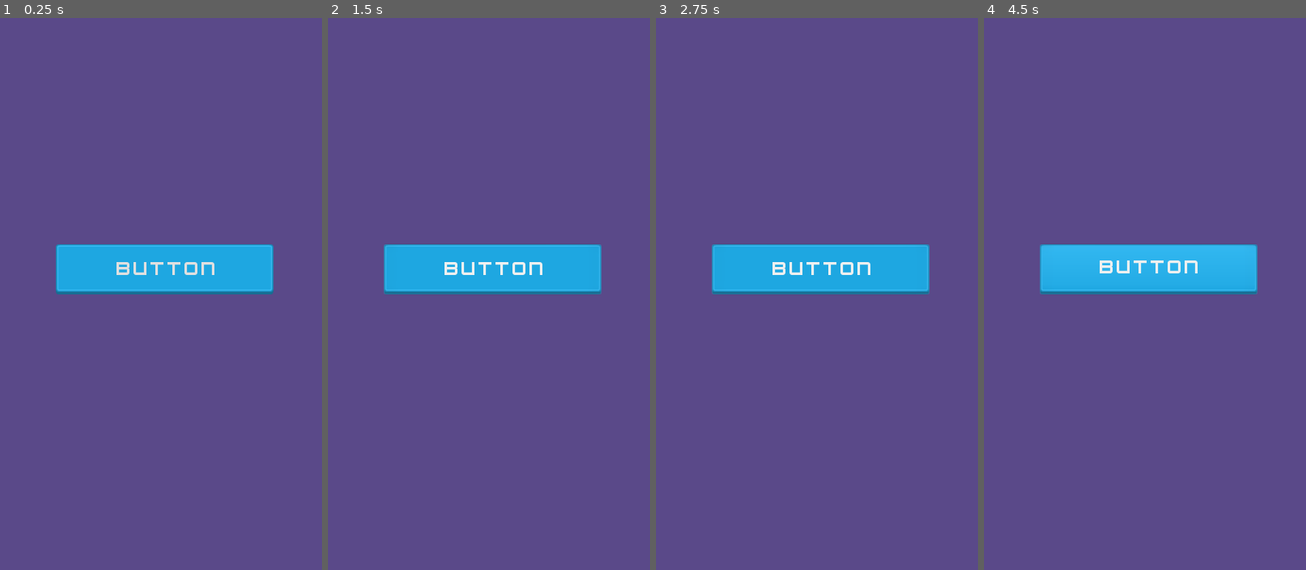
Above: before the commit, frames 1-4 (left to right).
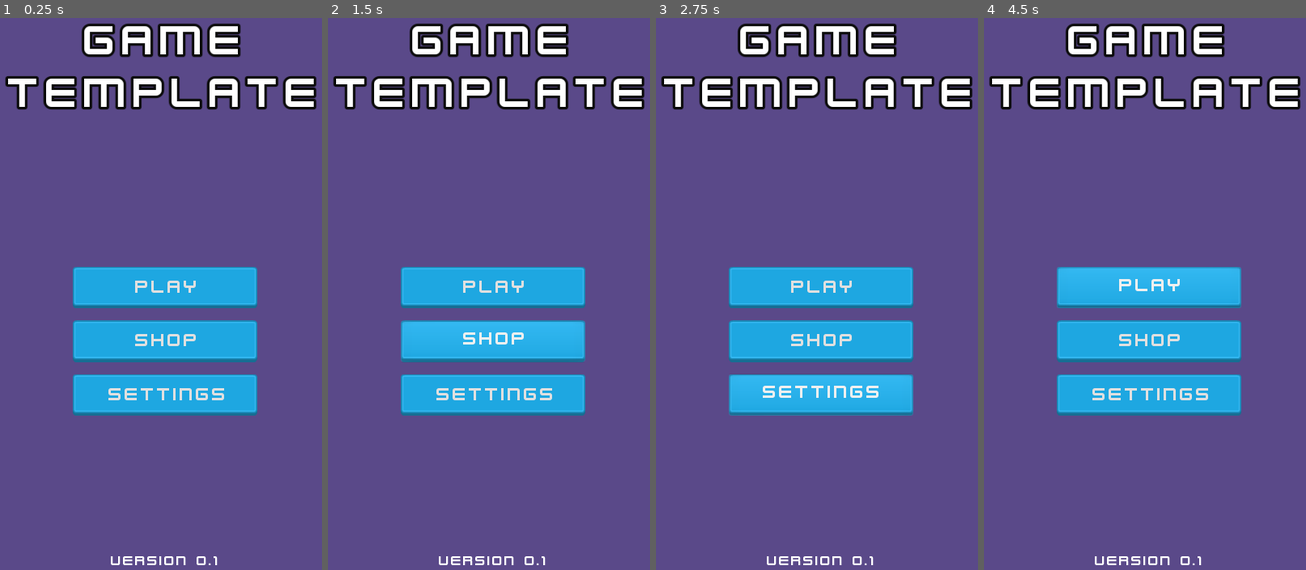
Above: after the commit, the same moments.

Repository: davidas13/Godot-Game-Template
Game: Godot game, scene res://src/main/MainGame.tscn
The game is run twice, just before and just after one commit, with the same random seed, the same clock (stepped at 60 frames per second) and the same inputs.
Inputs (mouse positions are in pixels of both pictures, inside the frame that each line leads up to):
- Up to frame 1 (0.25 s): no input
- Up to frame 2 (1.5 s): click "Button" (after the commit: "Play") at 0.5 s; click (492, 343) at 1.25 s, where only the run after the commit has a clickable "Shop"
- Up to frame 3 (2.75 s): click (820, 393) at 2 s, where only the run after the commit has a clickable "Settings"
- Up to frame 4 (4.5 s): click "Button" (after the commit: "Play") at 2.75 s; click (1148, 343) at 3.5 s, where only the run after the commit has a clickable "Shop"; click "Button" (after the commit: "Play") at 4.25 s

The runs differ from the first frame. In frame 1, 21% of the frame differs, in the area x 1-99%, y 1-100%; in frame 2, 21%; in frame 3, 21%; in frame 4, 21%.

Commit message:
add node screen MainMenu

Diff:
--- a/game/project.godot
+++ b/game/project.godot
@@ -30,7 +30,7 @@
 window/size/test_height=512
 window/handheld/orientation="portrait"
 window/stretch/mode="2d"
-window/stretch/aspect="expand"
+window/stretch/aspect="keep"
 
 [rendering]
 
--- a/game/src/main/MainGame.tscn
+++ b/game/src/main/MainGame.tscn
@@ -1,6 +1,6 @@
 [gd_scene load_steps=2 format=2]
 
-[ext_resource path="res://src/interface/menu/buttons/Button.tscn" type="PackedScene" id=1]
+[ext_resource path="res://src/screens/MainMenu.tscn" type="PackedScene" id=1]
 
 [node name="MainGame" type="Control"]
 anchor_right = 1.0
@@ -18,4 +18,4 @@
 "_edit_use_anchors_": false
 }
 
-[node name="StartButton" parent="." instance=ExtResource( 1 )]
+[node name="MainMenu" parent="." instance=ExtResource( 1 )]
--- /dev/null
+++ b/game/src/screens/MainMenu.tscn
@@ -0,0 +1,143 @@
+[gd_scene load_steps=12 format=2]
+
+[ext_resource path="res://assets/sprites/buttons/blue_button03.png" type="Texture" id=1]
+[ext_resource path="res://assets/sprites/buttons/blue_button02.png" type="Texture" id=2]
+[ext_resource path="res://assets/fonts/kenvector_future.ttf" type="DynamicFontData" id=3]
+[ext_resource path="res://assets/sprites/buttons/blue_button04.png" type="Texture" id=4]
+[ext_resource path="res://src/interface/menu/buttons/Button.tscn" type="PackedScene" id=5]
+
+[sub_resource type="StyleBoxTexture" id=1]
+texture = ExtResource( 4 )
+region_rect = Rect2( 0, 0, 190, 49 )
+margin_left = 41.6077
+margin_right = 34.583
+margin_top = 10.0
+margin_bottom = 17.0
+
+[sub_resource type="StyleBoxTexture" id=2]
+texture = ExtResource( 1 )
+region_rect = Rect2( 0, 0, 190, 45 )
+margin_left = 33.2071
+margin_right = 33.5845
+margin_top = 16.6036
+margin_bottom = 17.7356
+
+[sub_resource type="StyleBoxTexture" id=3]
+texture = ExtResource( 2 )
+region_rect = Rect2( 0, 0, 190, 49 )
+margin_left = 51.0
+margin_right = 41.0
+margin_top = 15.0
+margin_bottom = 16.0
+
+[sub_resource type="DynamicFont" id=4]
+size = 32
+font_data = ExtResource( 3 )
+
+[sub_resource type="DynamicFont" id=5]
+size = 72
+outline_size = 4
+outline_color = Color( 0.0431373, 0.0431373, 0.0431373, 1 )
+use_filter = true
+font_data = ExtResource( 3 )
+
+[sub_resource type="DynamicFont" id=6]
+size = 24
+font_data = ExtResource( 3 )
+
+[node name="MainMenu" type="Control"]
+anchor_right = 1.0
+anchor_bottom = 1.0
+__meta__ = {
+"_edit_use_anchors_": false
+}
+
+[node name="VBoxContainer" type="VBoxContainer" parent="."]
+anchor_left = 0.5
+anchor_top = 0.5
+anchor_right = 0.5
+anchor_bottom = 0.5
+margin_left = -146.0
+margin_top = -7.33716
+margin_right = 146.0
+margin_bottom = 233.663
+custom_constants/separation = 20
+alignment = 1
+__meta__ = {
+"_edit_use_anchors_": false
+}
+
+[node name="StartButton" parent="VBoxContainer" instance=ExtResource( 5 )]
+anchor_left = 0.0
+anchor_top = 0.0
+anchor_right = 0.0
+anchor_bottom = 0.0
+margin_left = 0.0
+margin_top = 0.0
+margin_right = 292.0
+margin_bottom = 67.0
+custom_styles/hover = SubResource( 1 )
+custom_styles/pressed = SubResource( 2 )
+custom_styles/normal = SubResource( 3 )
+custom_fonts/font = SubResource( 4 )
+text = "Play"
+
+[node name="ShopButton" parent="VBoxContainer" instance=ExtResource( 5 )]
+anchor_left = 0.0
+anchor_top = 0.0
+anchor_right = 0.0
+anchor_bottom = 0.0
+margin_left = 0.0
+margin_top = 87.0
+margin_right = 292.0
+margin_bottom = 154.0
+custom_styles/hover = SubResource( 1 )
+custom_styles/pressed = SubResource( 2 )
+custom_styles/normal = SubResource( 3 )
+custom_fonts/font = SubResource( 4 )
+text = "Shop"
+
+[node name="SettingButton" parent="VBoxContainer" instance=ExtResource( 5 )]
+anchor_left = 0.0
+anchor_top = 0.0
+anchor_right = 0.0
+anchor_bottom = 0.0
+margin_left = 0.0
+margin_top = 174.0
+margin_right = 292.0
+margin_bottom = 241.0
+custom_styles/hover = SubResource( 1 )
+custom_styles/pressed = SubResource( 2 )
+custom_styles/normal = SubResource( 3 )
+custom_fonts/font = SubResource( 4 )
+text = "Settings"
+
+[node name="Title" type="Label" parent="."]
+anchor_left = 0.5
+anchor_right = 0.5
+margin_left = -249.0
+margin_top = 107.625
+margin_right = 249.0
+margin_bottom = 272.625
+custom_fonts/font = SubResource( 5 )
+text = "GAME
+TEMPLATE"
+align = 1
+valign = 1
+
+[node name="Version" type="Label" parent="."]
+anchor_left = 0.5
+anchor_top = 1.0
+anchor_right = 0.5
+anchor_bottom = 1.0
+margin_left = -89.5
+margin_top = -64.4783
+margin_right = 89.5
+margin_bottom = -37.4783
+custom_fonts/font = SubResource( 6 )
+text = "Version  0.1"
+align = 1
+valign = 1
+__meta__ = {
+"_edit_use_anchors_": false
+}
